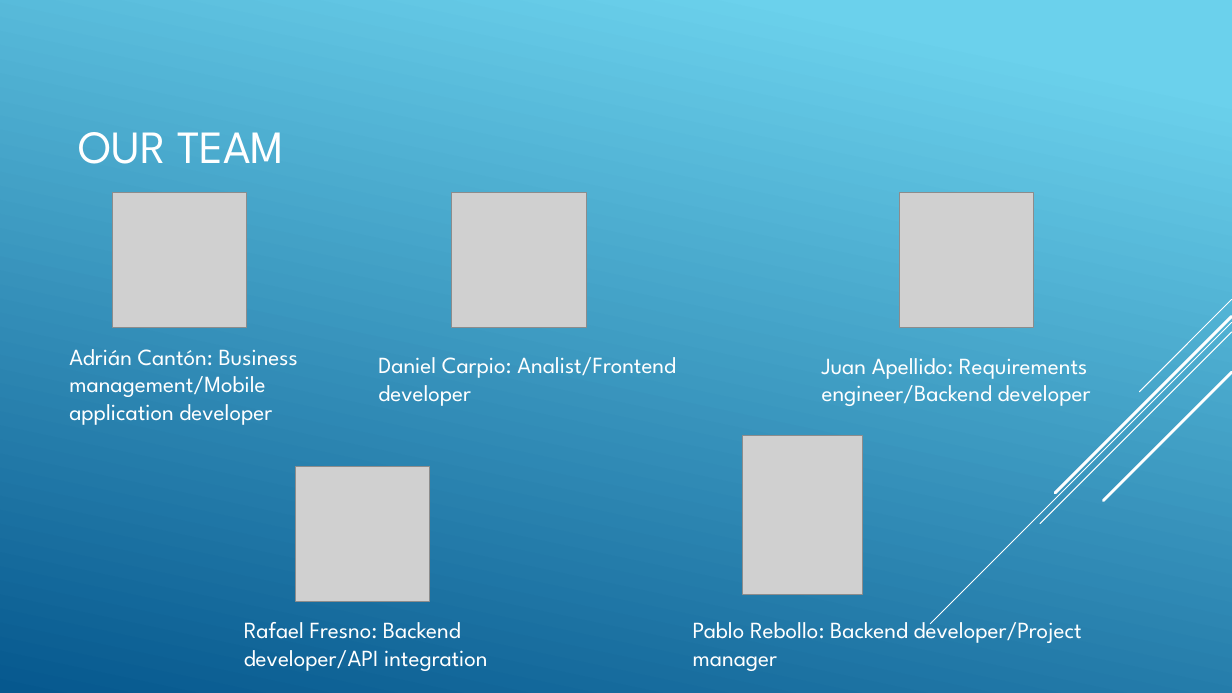
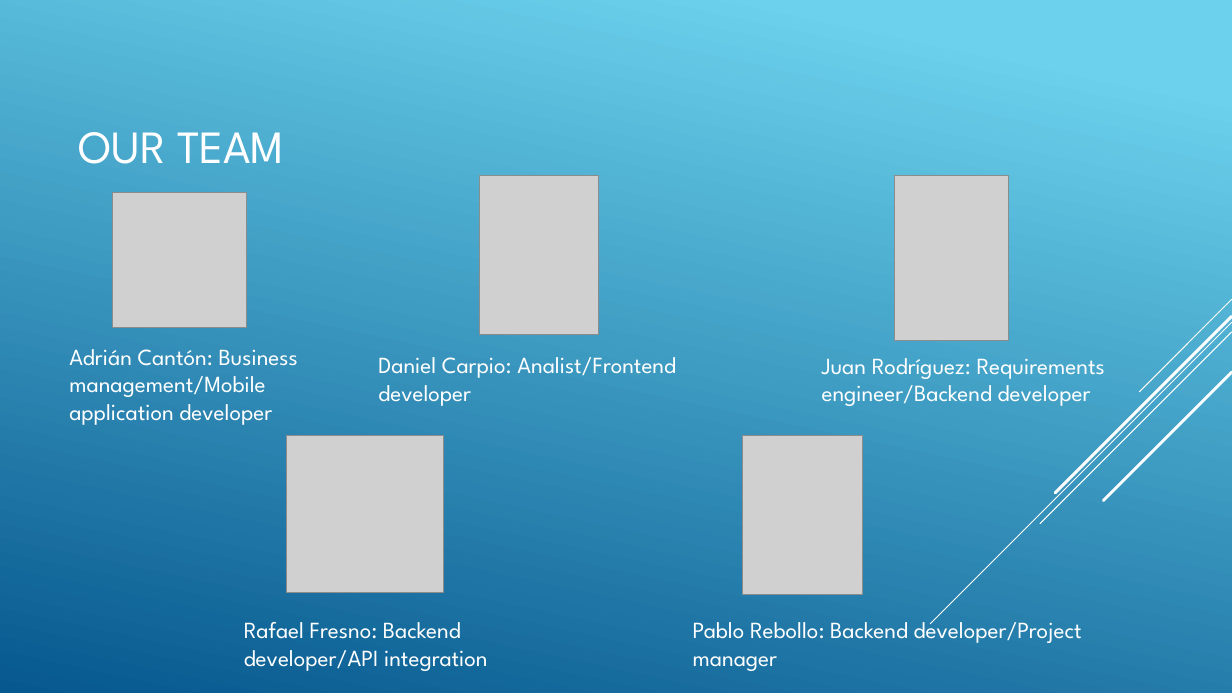
Before and after one commit to pabreblob/capsulefy, a slide deck: slide 4 of Week 1 docs/JUKEVOTE.pptx. Drawn at 1232x693 pixels with LibreOffice and Linux fonts; fonts in the diff are those of the drawing; grey boxes stand for pictures. Boxes give left, top, right and bottom in pixels: in the first picture for what was removed or moved away, otherwise in the second. Text is boxed around its words. In the diff, an @@ line names an element or a change of style, - is before the commit and + after.

```diff
--- a/Week 1 docs/JUKEVOTE.pptx
+++ b/Week 1 docs/JUKEVOTE.pptx
@@ picture: place and size @@
-picture at [452, 193, 587, 328]
+picture at [480, 176, 599, 335]
@@ picture: place and size @@
-picture at [899, 193, 1034, 328]
+picture at [895, 176, 1009, 341]
@@ text at [822, 358, 1105, 406]: text changed @@
-Juan Apellido: Requirements engineer/Backend developer
+Juan Rodríguez: Requirements engineer/Backend developer
@@ picture: place and size @@
-picture at [296, 467, 431, 602]
+picture at [287, 436, 444, 593]
```
Also in this commit, not shown: 6 other slides changed, 4 slides added, 1 slide removed, 1 other file.
